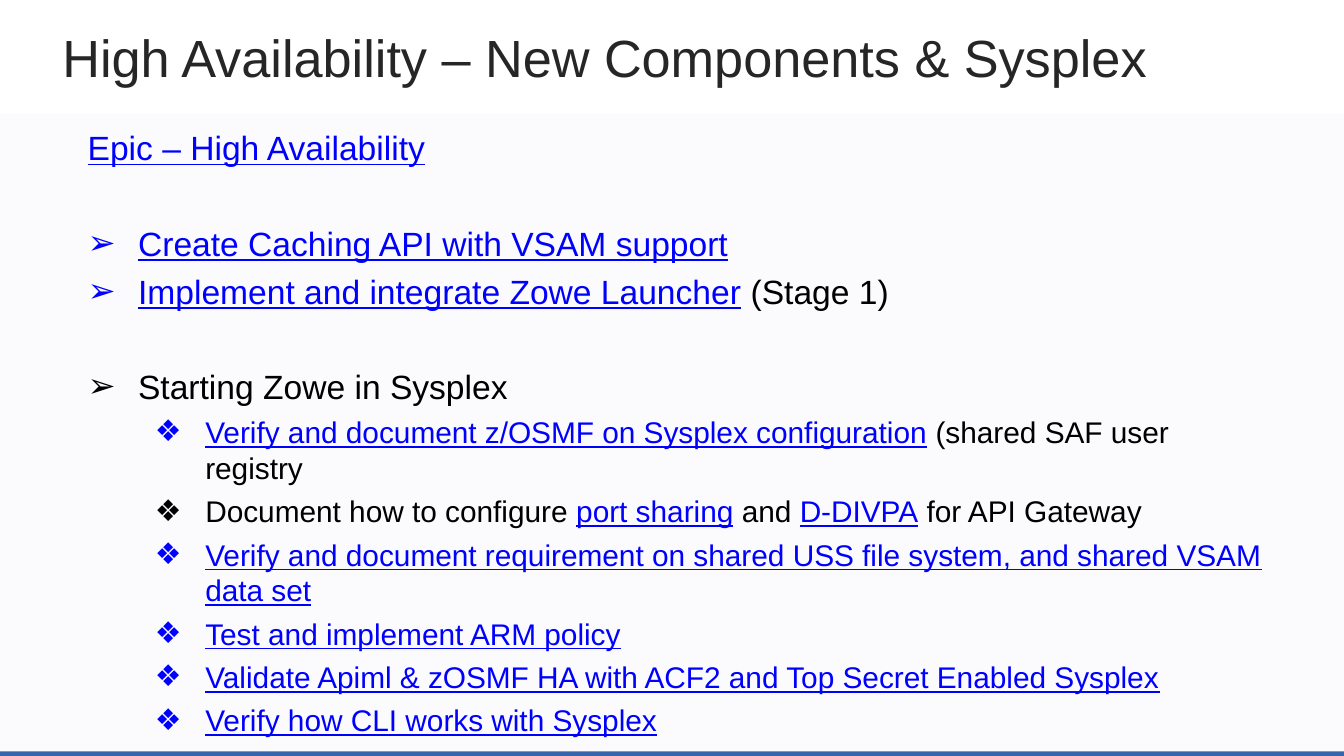
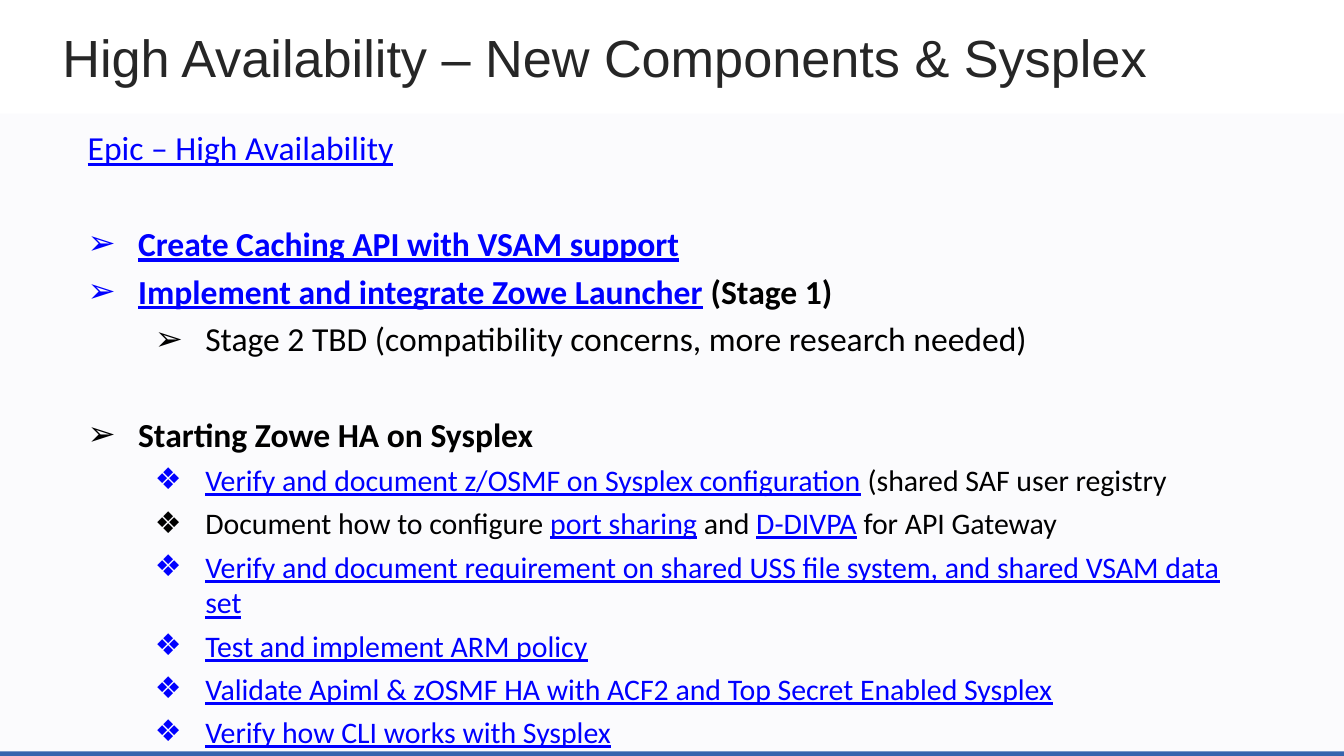
Before and after one commit to zowe/community, a slide deck: slide 14 of Project Management/PI Planning/20PI4 Planning/Zowe Community Squad Focus for 20PI4.pptx (slide 13 before the commit). Drawn at 1344x756 pixels with LibreOffice and Linux fonts; fonts in the diff are those of the drawing; background and template pictures are left out. Boxes give left, top, right and bottom in pixels: in the first picture for what was removed or moved away, otherwise in the second. Text is boxed around its words. In the diff, an @@ line names an element or a change of style, - is before the commit and + after.

Commit message:
update systems squad section

```diff
--- a/Project Management/PI Planning/20PI4 Planning/Zowe Community Squad Focus for 20PI4.pptx
+++ b/Project Management/PI Planning/20PI4 Planning/Zowe Community Squad Focus for 20PI4.pptx
@@ text at (88, 136, 1219, 705): font Arial to Calibri in "Epic – High Availability", "Create Caching API with VSAM support", "Implement and integrate Zowe Launcher (Stage 1)", "Verify and document z/OSMF on Sysplex configuration ..." and 5 more places; bold on in "Create Caching API with VSAM support", "Implement and integrate Zowe Launcher (Stage 1)" @@
@@ text at (138, 326, 1026, 453): text changed; font Arial to Calibri @@
-➢ Starting Zowe in Sysplex
+  ➢ Stage 2 TBD (compatibility concerns, more research needed)
+➢ Starting Zowe HA on Sysplex
```
Also in this commit, not shown: 5 other slides changed, 2 slides added, 4 slides removed.
